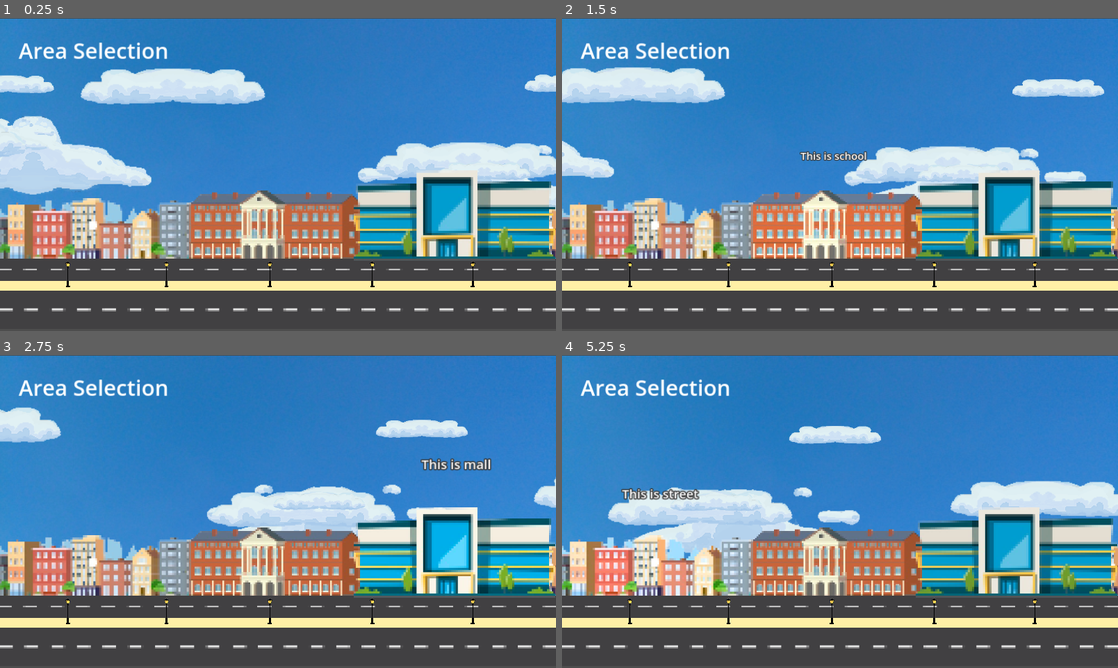
Above: before the commit, frames 1-4 (two rows, left to right).
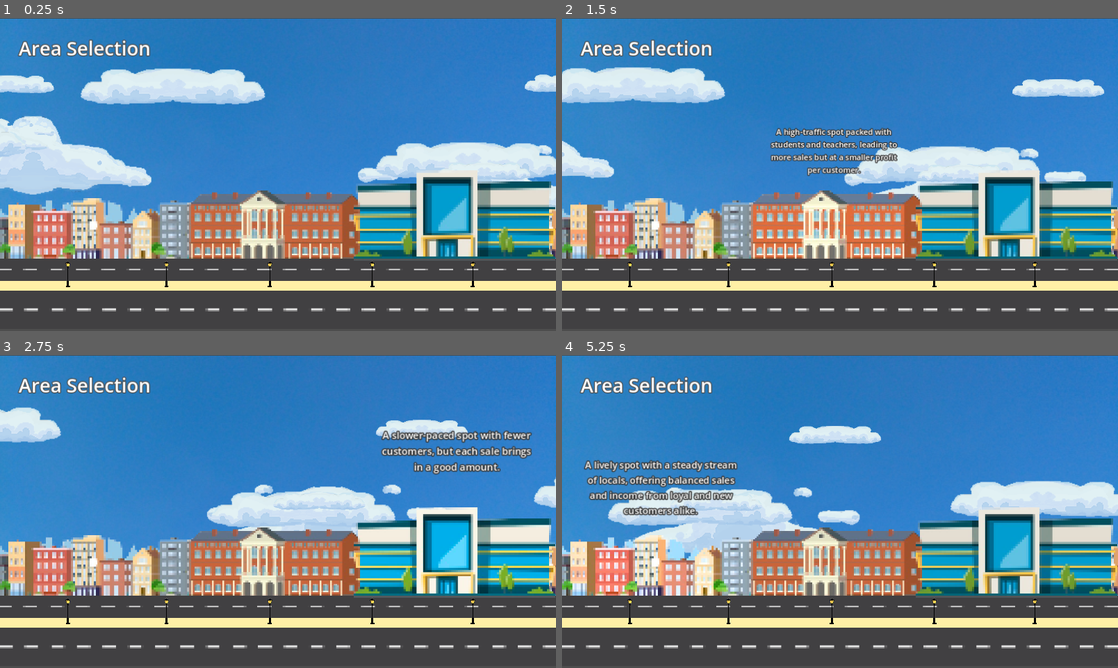
Above: after the commit, the same moments.

Repository: FrancyAmada/Streetfood-Vendor-Simulator
Game: Godot game, scene res://scenes/area_selection_menu/area_selection_menu.tscn
The game is run twice, just before and just after one commit, with the same random seed, the same clock (stepped at 60 frames per second) and the same inputs. This scene is started directly instead of the project's main scene.
Inputs:
- Up to frame 1 (0.25 s): no input
- Up to frame 2 (1.5 s): click "This is street" (after the commit: "A lively spot with a steady s…") at 0.5 s; click "This is school" (after the commit: "A high-traffic spot packed wi…") at 1.25 s
- Up to frame 3 (2.75 s): click "This is mall" (after the commit: "A slower-paced spot with fewe…") at 2 s
- Up to frame 4 (5.25 s): click "This is street" (after the commit: "A lively spot with a steady s…") at 2.75 s; click "This is school" (after the commit: "A high-traffic spot packed wi…") at 3.5 s; click "This is mall" (after the commit: "A slower-paced spot with fewe…") at 4.25 s; click "This is street" (after the commit: "A lively spot with a steady s…") at 5 s

The runs differ from the first frame. In frame 1, 1.8% of the frame differs, in the area x 0-34%, y 6-77%; in frame 2, 3.4%; in frame 3, 3.7%; in frame 4, 4.1%.

Commit message:
small updates.

Diff:
--- a/scenes/area_selection_menu/area_selection_menu.tscn
+++ b/scenes/area_selection_menu/area_selection_menu.tscn
@@ -23,11 +23,10 @@
 
 [sub_resource type="CanvasTexture" id="CanvasTexture_e1xh5"]
 
-[sub_resource type="SystemFont" id="SystemFont_sks5g"]
-
 [sub_resource type="LabelSettings" id="LabelSettings_j586r"]
-font = SubResource("SystemFont_sks5g")
-font_size = 50
+font_size = 44
+outline_size = 8
+outline_color = Color(0.3, 0.3, 0.3, 1)
 
 [node name="AreaSelectionMenu" type="Node2D"]
 script = ExtResource("1_mlgwy")
@@ -211,9 +210,8 @@
 anchors_preset = 0
 anchor_right = 0.0
 anchor_bottom = 0.0
-offset_left = -1.0
 offset_top = 415.0
-offset_right = 366.0
+offset_right = 367.0
 offset_bottom = 531.0
 grow_horizontal = 1
 grow_vertical = 1
@@ -221,7 +219,7 @@
 texture_normal = ExtResource("11_7wmkq")
 texture_pressed = ExtResource("13_o5sc8")
 texture_hover = ExtResource("13_2jmam")
-description = "This is street"
+description = "A lively spot with a steady stream of locals, offering balanced sales and income from loyal and new customers alike."
 
 [node name="School" parent="." instance=ExtResource("2_w5fv4")]
 offset_left = 436.0
@@ -231,7 +229,7 @@
 texture_normal = ExtResource("12_noito")
 texture_pressed = ExtResource("16_05070")
 texture_hover = ExtResource("15_btqjj")
-description = "This is school"
+description = "A high-traffic spot packed with students and teachers, leading to more sales but at a smaller profit per customer."
 
 [node name="Mall" parent="." instance=ExtResource("2_w5fv4")]
 offset_left = 814.0
@@ -242,7 +240,7 @@
 texture_normal = ExtResource("13_xb0sr")
 texture_pressed = ExtResource("19_hrcyd")
 texture_hover = ExtResource("17_rgne6")
-description = "This is mall"
+description = "A slower-paced spot with fewer customers, but each sale brings in a good amount."
 
 [connection signal="pressed" from="Street" to="." method="_on_street_pressed"]
 [connection signal="pressed" from="School" to="." method="_on_school_pressed"]
--- a/scenes/area_selection_menu/components/place_button/place_button.tscn
+++ b/scenes/area_selection_menu/components/place_button/place_button.tscn
@@ -3,7 +3,7 @@
 [ext_resource type="Script" path="res://scenes/area_selection_menu/components/place_button/place_button.gd" id="1_vgmwx"]
 
 [sub_resource type="LabelSettings" id="LabelSettings_5d4em"]
-font_size = 24
+font_size = 18
 outline_size = 8
 outline_color = Color(0.21, 0.21, 0.21, 1)
 
@@ -19,9 +19,9 @@
 unique_name_in_owner = true
 layout_mode = 0
 offset_left = 40.0
-offset_top = -125.0
+offset_top = -148.0
 offset_right = 340.0
-offset_bottom = -34.0
+offset_bottom = -57.0
 label_settings = SubResource("LabelSettings_5d4em")
 horizontal_alignment = 1
 vertical_alignment = 1
Not shown: 1 places in scenes/area_selection_menu/area_selection_menu.tscn that only renumber resources
